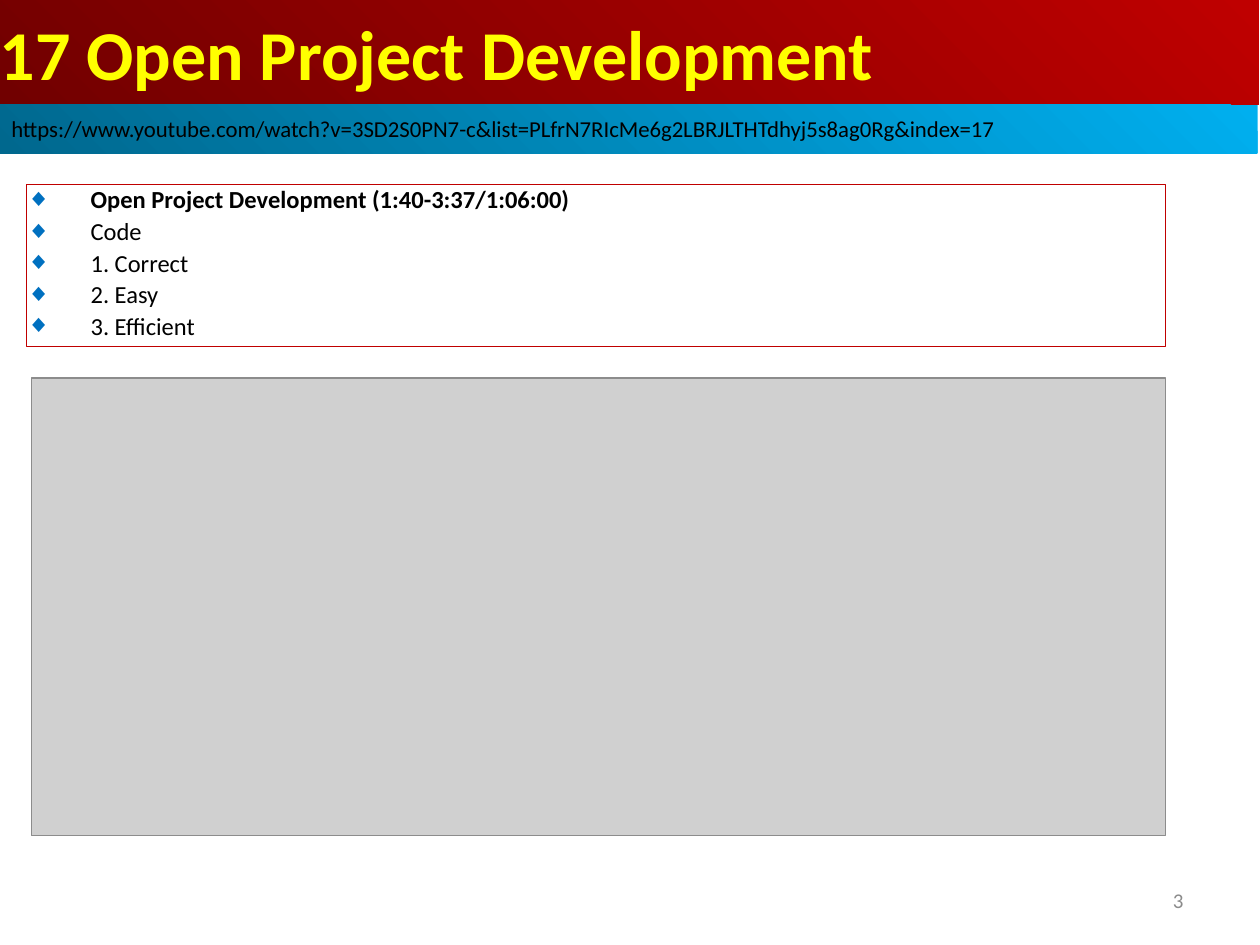
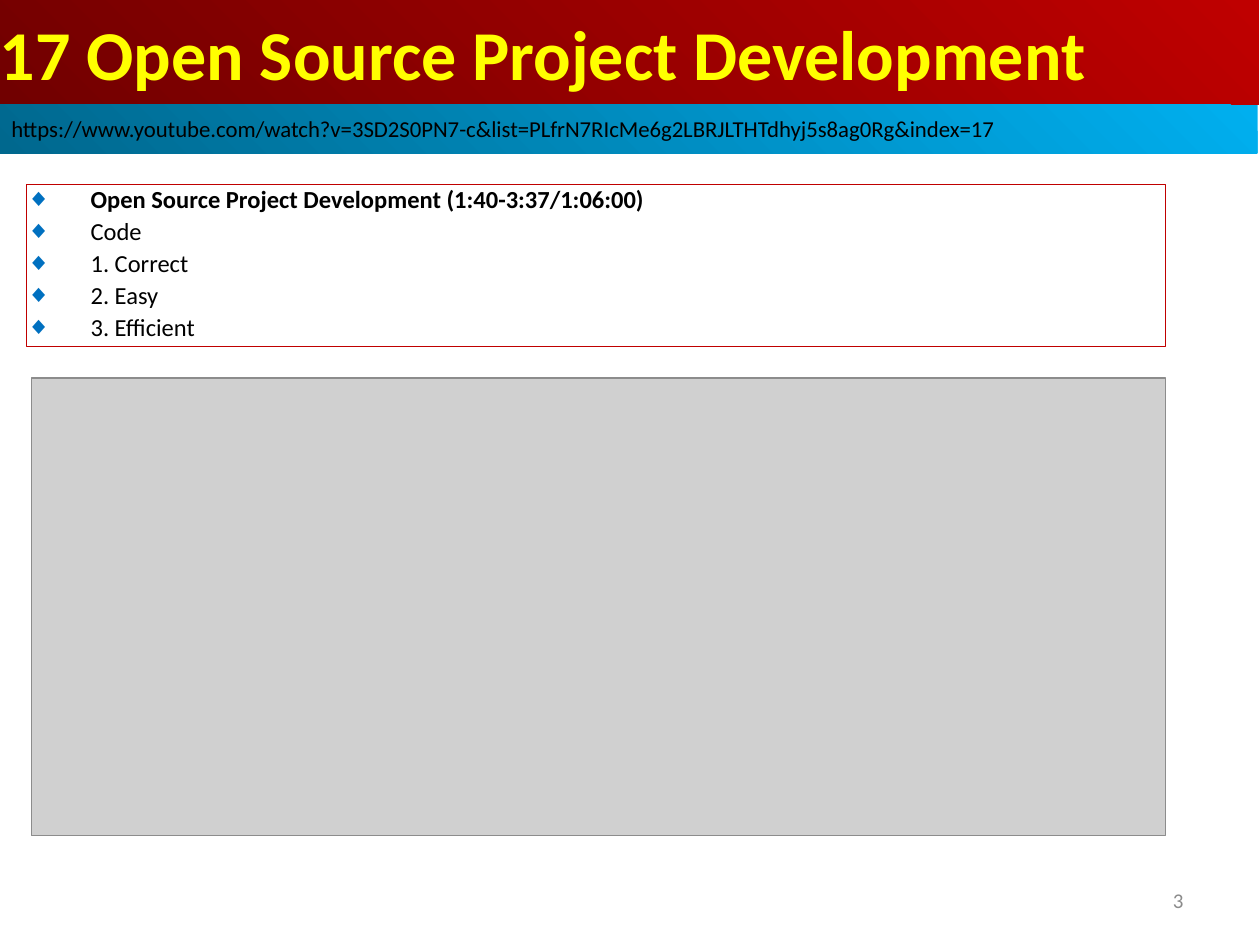
Before and after one commit to peterhchen/AIU_CS800_Chisel, a slide deck: slide 3 of 500_UCSC_HWD/017_Dev/000_Video/017.Dev.ppt. Drawn at 1260x945 pixels with LibreOffice and Linux fonts; fonts in the diff are those of the drawing; grey boxes stand for pictures. Boxes give left, top, right and bottom in pixels: in the first picture for what was removed or moved away, otherwise in the second. Text is boxed around its words. In the diff, an @@ line names an element or a change of style, - is before the commit and + after.

```diff
--- a/500_UCSC_HWD/017_Dev/000_Video/017.Dev.ppt
+++ b/500_UCSC_HWD/017_Dev/000_Video/017.Dev.ppt
@@ text in rectangle at bbox=[0, 31, 1085, 92]: text changed @@
-17 Open Project Development
+17 Open Source Project Development
@@ text in rectangle at bbox=[91, 190, 644, 212]: text changed @@
-◆ Open Project Development (1:40-3:37/1:06:00)
+◆ Open Source Project Development (1:40-3:37/1:06:00)
```
Also in this commit, not shown: 2 other slides changed.
